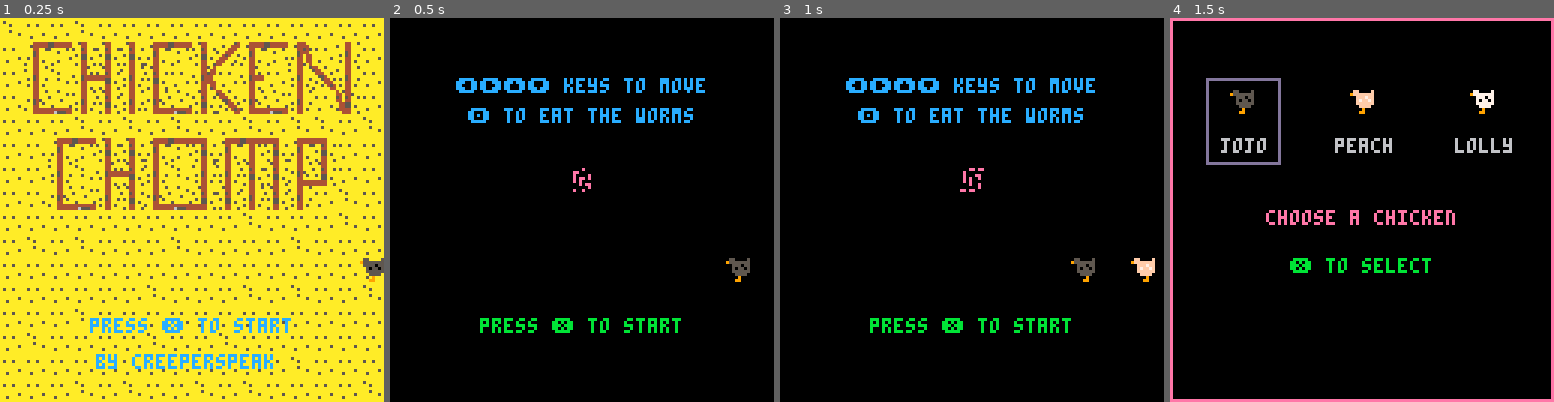
Above: before the commit, frames 1-4 (left to right).
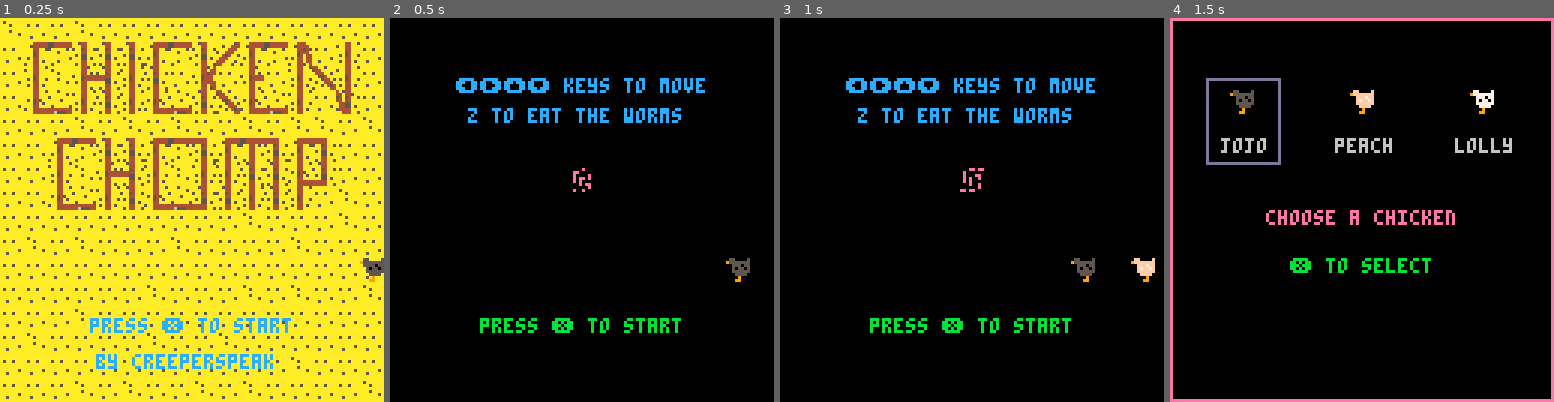
Above: after the commit, the same moments.

Repository: mranisavljevic/ChickenChomp
Game: PICO-8 cartridge chickens.p8
The game is run twice, just before and just after one commit, with the same random seed, the same clock (stepped at 60 frames per second) and the same inputs.
Inputs:
- Up to frame 1 (0.25 s): no input
- Up to frame 2 (0.5 s): tap X (X key) at 0.33 s
- Up to frame 3 (1 s): tap O (Z key) at 0.7 s
- Up to frame 4 (1.5 s): tap X (X key) at 1.07 s

Frame 1 is identical in both runs. In frame 2, 0.9% of the frame differs, in the area x 20-79%, y 23-28%; in frame 3, 0.9%; in frame 4, nothing differs.

Commit message:
clarify Z button

Diff:
--- a/chickens.p8
+++ b/chickens.p8
@@ -120,7 +120,7 @@
 function draw_tutorial()
  cls()
  print("⬅️➡️⬆️⬇️ keys to move",22,20,12)
- print("🅾️ to eat the worms",26,30,12)
+ print("z to eat the worms",26,30,12)
  print("press ❎ to start",30,100,11)
  for x=1,3 do
   local c=ss_chickens[x]
